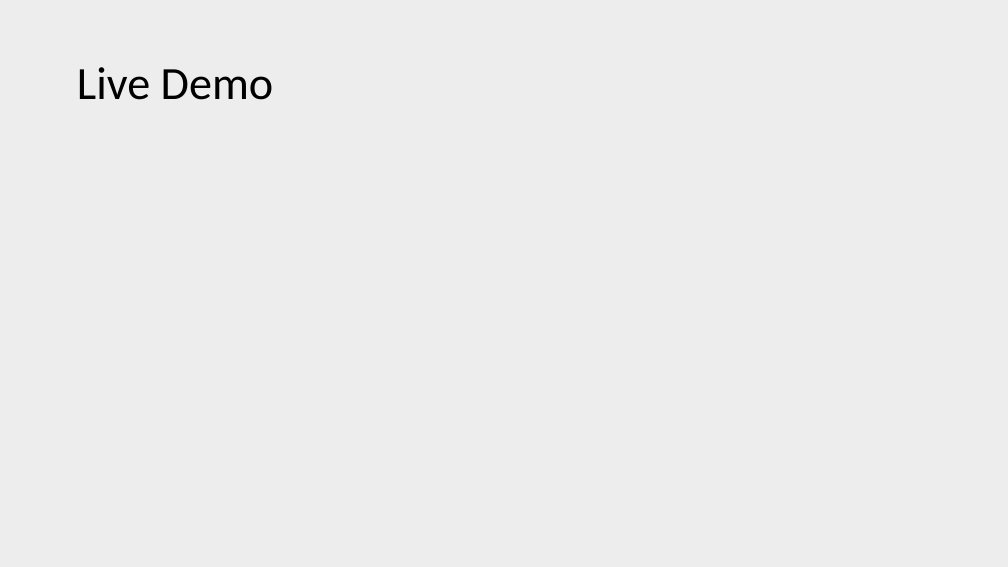
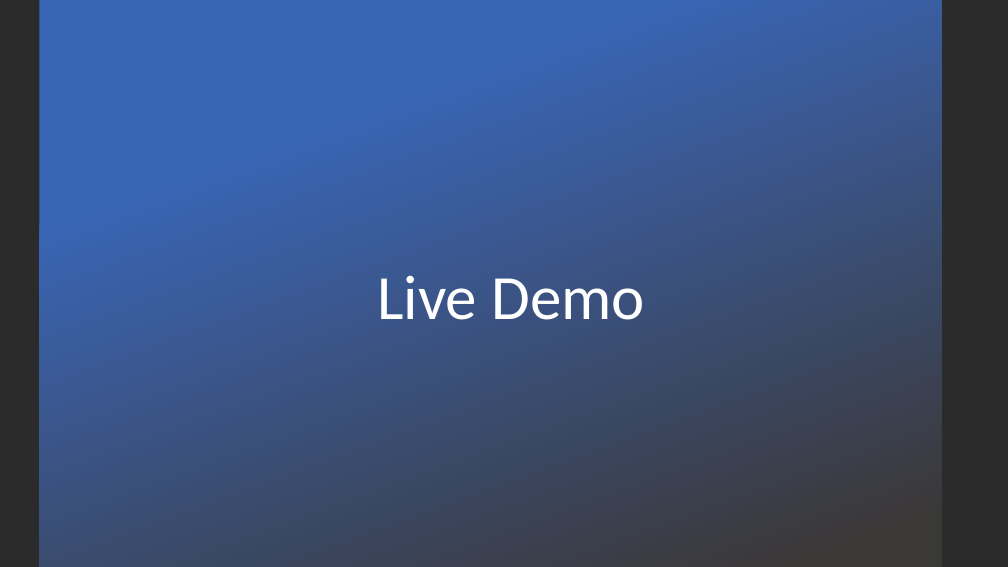
Before and after one commit to patelg123/graphql-presentation, a slide deck: slide 17 of current.pptx (slide 16 before the commit). Drawn at 1008x567 pixels with LibreOffice and Linux fonts; fonts in the diff are those of the drawing; background and template pictures are left out; a plain dark background stands for a picture behind light text. Boxes give left, top, right and bottom in pixels: in the first picture for what was removed or moved away, otherwise in the second. Text is boxed around its words. In the diff, an @@ line names an element or a change of style, - is before the commit and + after.

```diff
--- a/current.pptx
+++ b/current.pptx
@@ background #EDEDED to picture (left out) @@
@@ rectangle added at box(39, 0, 941, 567), fill gradient #3965B5 to #3B3838 @@
@@ title "Live Demo": place and size @@
-title "Live Demo" at box(77, 67, 274, 100)
+title "Live Demo" at box(377, 275, 646, 320)
@@ title "Live Demo" at box(377, 275, 646, 320): size 44 to 60 pt, text colour #000000 to #FFFFFF; alignment left to centre; vertical alignment middle to bottom @@
```
Also in this commit, not shown: 13 other slides changed, 3 slides added, 2 slides removed, 4 other files.
